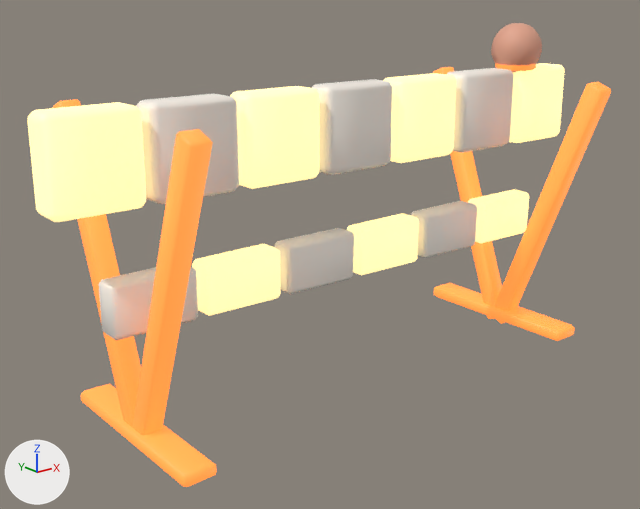
The glTF model public/models/lod/barricade.glb: old version first, new version second.
One viewpoint serves both versions: a 50 mm lens placed at (-1.98, -2.31, 1.39), pointed at (-0.11, 0.03, 0.45). Lighting does not change. The marker at lower left points along +X, +Y and +Z. The first picture is the older version. Where no turn or scale is listed for an object, it has been applied to the vertices.

The first picture shows 'barricade.012', 'lamp.010'.
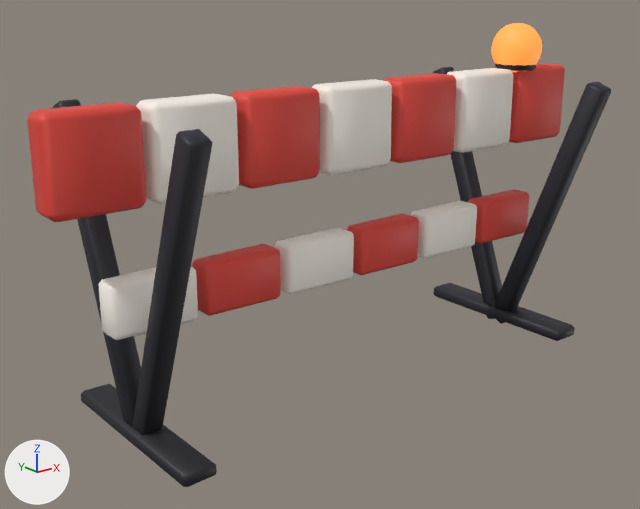
Location of each change, (x1, y1, x2, y2) in pixels of the pictures (640 x 509 px; the box of a moved part takes in the faces that stretch with it):
part 1 of me_lamp_010, moved or reshaped
    before: (492, 57, 536, 73)
    after: (492, 57, 536, 66)
part 2 of me_lamp_010, surface changed (beige to orange)
    both: (491, 23, 542, 72)
part 3 of me_barricade_012, surface changed (darker)
    both: (27, 63, 611, 487)

Patch to the scene script:
```diff
--- a/public/models/lod/barricade.glb.py
+++ b/public/models/lod/barricade.glb.py
@@ me_lamp_010 @@
 # used by ob_lamp_010; location = (0.85, 0.0, 1.12)
-me_lamp_010.from_pydata(...)  # 122 vertices, 240 faces; spans x -0.097..0.097, y -0.098..0.098, z -0.096..0.096
+me_lamp_010.from_pydata(...)  # 123 vertices, 242 faces; spans x -0.097..0.097, y -0.098..0.098, z -0.096..0.096
+# me_lamp_010 part 1
+# 8 vertices are removed from x -0.081..0.006, y -0.079..0.072, z -0.096..-0.056
+# 37 faces are deleted
+# 9 vertices are added at x -0.081..0.0, y -0.081..0.079, z -0.096..-0.056
+# 39 new faces join them
+# me_lamp_010 part 2: 193 kept faces spanning x -0.097..0.097, y -0.098..0.098, z -0.096..0.096 get new texture (UV) coordinates
+# other edits to the shape of me_lamp_010 do not show in these pictures
 me_lamp_010.materials.append(mat_toy)
@@ me_barricade_012 @@
 me_barricade_012.from_pydata(...)  # 807 vertices, 1534 faces; spans x -1.11..1.11, y -0.42..0.42, z -0.57..0.57
 # used by ob_barricade_012; location = (0.0, 0.0, 0.549)
+# me_barricade_012 part 3: texture (UV) coordinates of 1534 of 1534 faces, centred in x -1.11..1.11, y -0.42..0.42, z -0.57..0.57, changed; they spanned u 0.06..0.81, v 0.38..0.87 and now span u 0.06..0.81, v 0.5..0.9
 me_barricade_012.materials.append(mat_toy)
```
